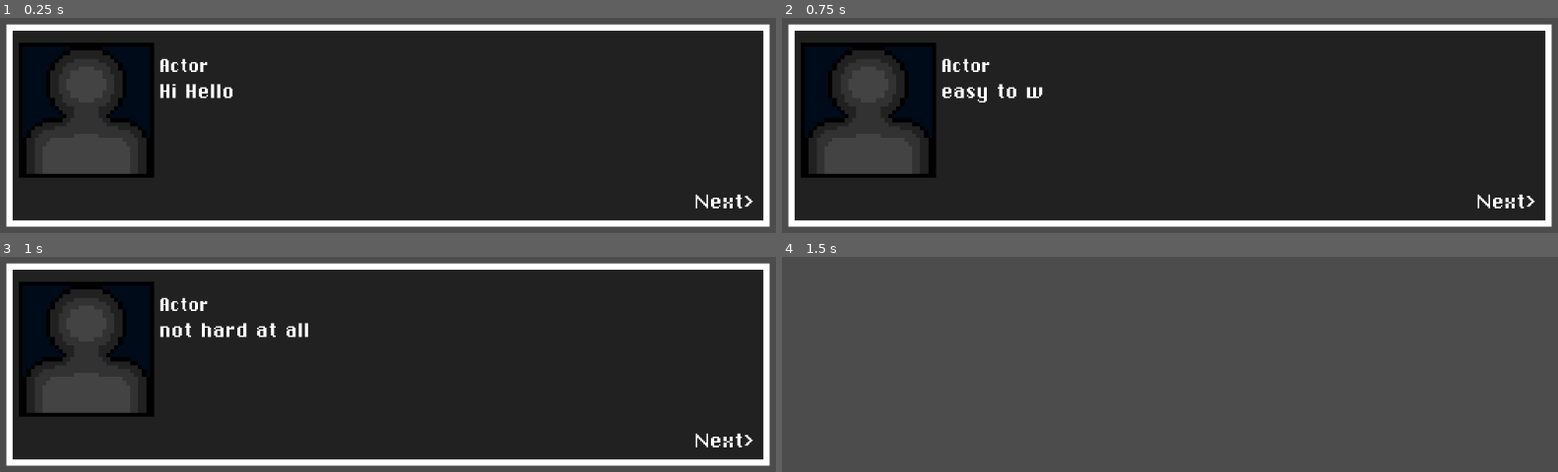
Above: before the commit, frames 1-4 (two rows, left to right).
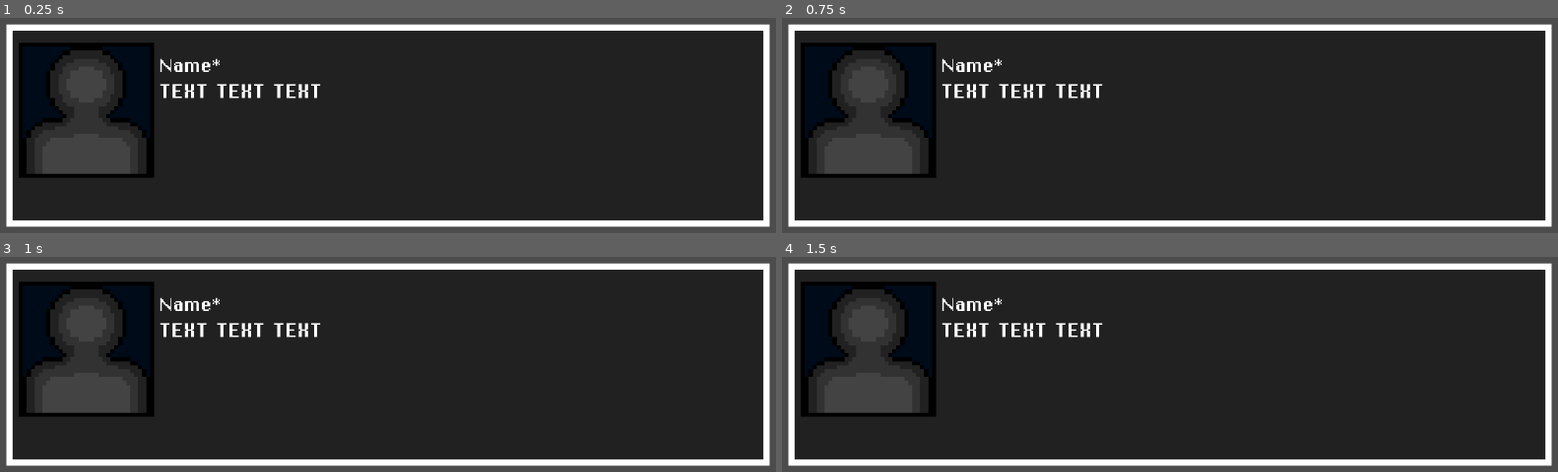
Above: after the commit, the same moments.

Repository: Boyquotes/Godot_Dialog_System
Game: Godot game, scene res://Scene/DialogBox.tscn
The game is run twice, just before and just after one commit, with the same random seed, the same clock (stepped at 60 frames per second) and the same inputs. The project has no main scene, so this scene is started directly.
Inputs:
- Up to frame 1 (0.25 s): no input
- Up to frame 2 (0.75 s): tap Enter (ui_accept) at 0.5, 0.6 s
- Up to frame 3 (1 s): tap Enter (ui_accept) at 0.77 s
- Up to frame 4 (1.5 s): tap Enter (ui_accept) at 1.07, 1.35 s

The runs differ from the first frame. In frame 1, 1.2% of the frame differs, in the area x 20-98%, y 18-89%; in frame 2, 1.2%; in frame 3, 1.2%; in frame 4, 90%, in the area x 0-100%, y 2-98%.

Commit message:
third commit

Diff:
--- a/Scene/Script/DialogBox.gd
+++ b/Scene/Script/DialogBox.gd
@@ -1,14 +1,14 @@
 extends Control
 
-export var text_speed = 5
+export var text_speed = 0.05
 export var next_text = 0
 
 func _ready():
-	$Texts/End.text = "Next>"
+	$Texts/End.text = " "
 
 func _physics_process(delta):
-	SetName("Actor")
-	WriteLine("Hi Hello","This is good dialog box", "easy to write", "not hard at all")
+	if $Texts/Text.visible_characters == len($Texts/Text.text):
+		$Texts/End.text = "Next>"
 
 func SetName(Name):
 	$Texts/Name.text = Name
@@ -23,18 +23,20 @@
 	if Input.is_action_just_pressed("ui_accept"):
 		next_text += 1
 		$Texts/Text.visible_characters = 0
+		$Texts/End.text = " "
 	match next_text:
-		0:
-			$Texts/Text.text = text1
 		1:
 			AnimationText()
-			$Texts/Text.text = text2
+			$Texts/Text.text = text1
 		2:
 			AnimationText()
-			$Texts/Text.text = text3
+			$Texts/Text.text = text2
 		3:
 			AnimationText()
+			$Texts/Text.text = text3
+		4:
+			AnimationText()
 			$Texts/Text.text = text4
-		4:
+		5:
 			hide()
 			next_text = 0
--- a/project.godot
+++ b/project.godot
@@ -10,7 +10,7 @@
 
 [application]
 
-config/name="Godot Dialogue System"
+config/name="Godot Dialog Box"
 config/icon="res://icon.png"
 
 [importer_defaults]
